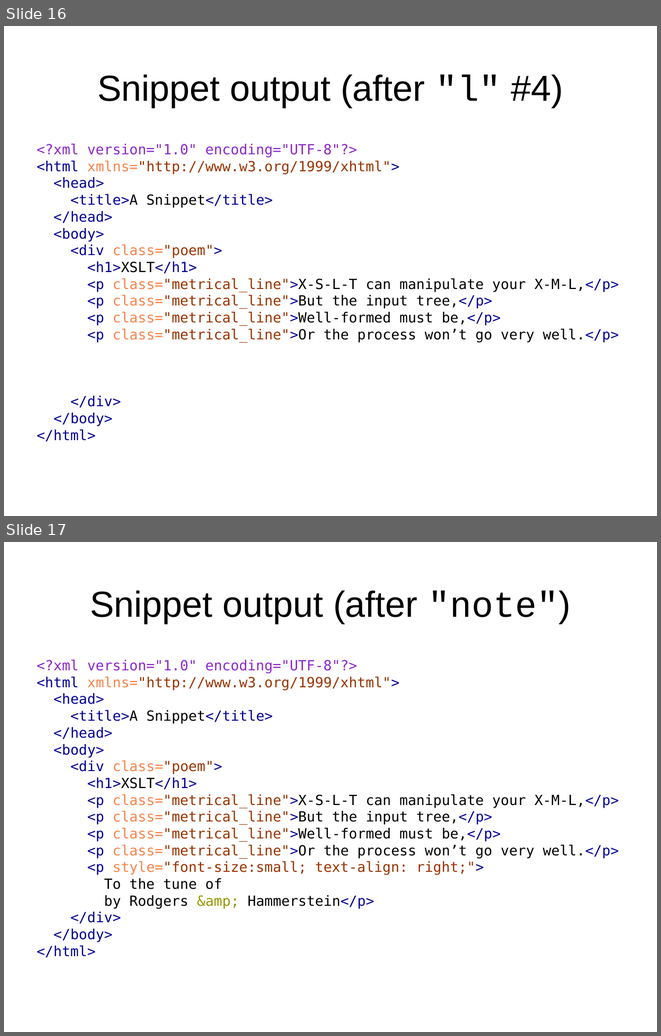
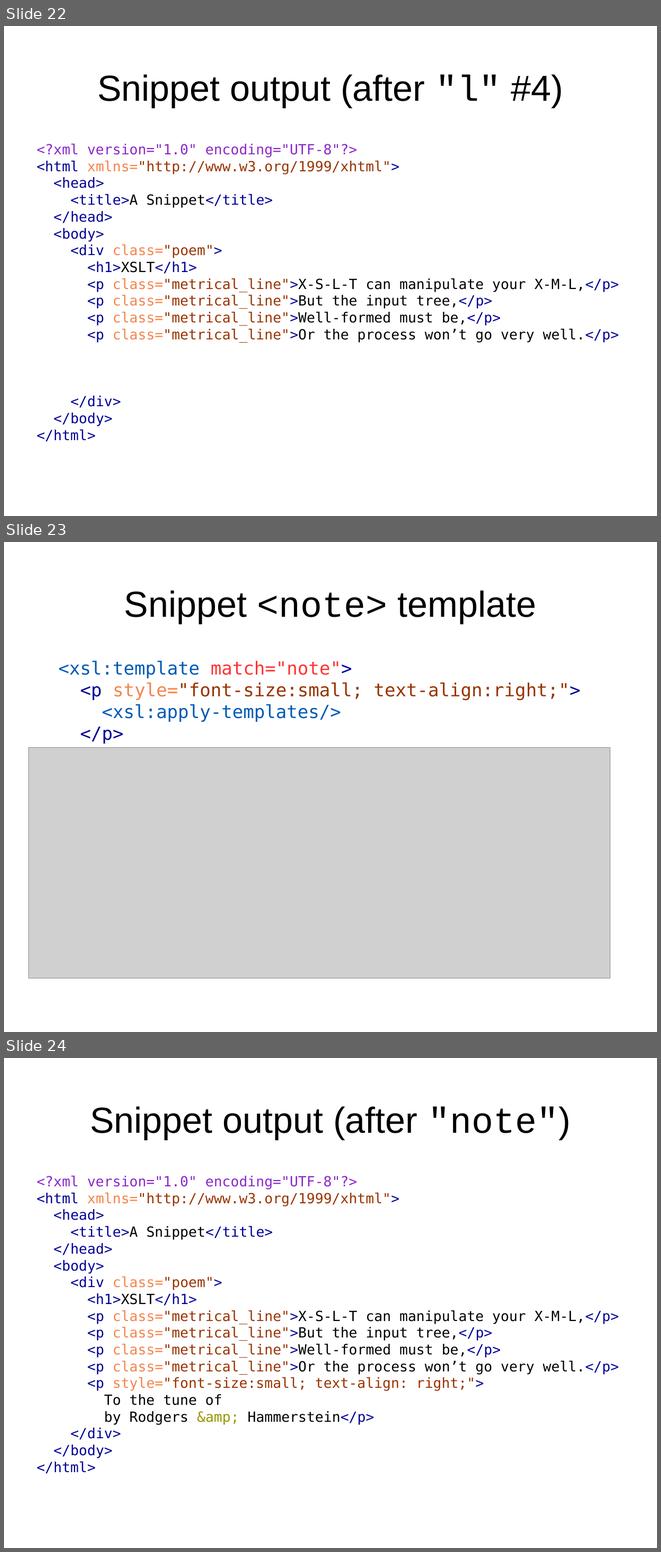
Before and after one commit to martindholmes/XSLT_workshops, a slide deck: intro/presentations/06_processing_model.odp. Shown one above the other, each under a label of ours: slides 16 and 17 before the commit, slides 22, 23 and 24 after it. The pictures are 661x1036 and 661x1552 pixels, drawn with LibreOffice and Linux fonts; fonts in the diff are those of the drawing; grey boxes stand for pictures. Boxes give left, top, right and bottom in pixels: in the first picture for what was removed or moved away, otherwise in the second. Text is boxed around its words. In the diff, an @@ line names an element or a change of style, - is before the commit and + after.

```diff
--- a/intro/presentations/06_processing_model.odp
+++ b/intro/presentations/06_processing_model.odp
@@ slide 23 added at (4, 542, 657, 1032), background #FFFFFF @@
@@ title added at (124, 590, 537, 623), 44 pt, text #000000 @@
+Snippet <note> template
@@ text added at (59, 661, 581, 748), 22 pt, text #005AB4 @@
+<xsl:template match="note">
+<p style="font-size:small; text-align:right;">
+<xsl:apply-templates/>
+</p>
+</xsl:template>
@@ picture added at (29, 748, 611, 978) @@
@@ what was slide 16 is now slide 22 @@
@@ what was slide 17 is now slide 24 @@
```
Also in this commit, not shown: 7 slides changed, 2 other slides added, 2 other files.
